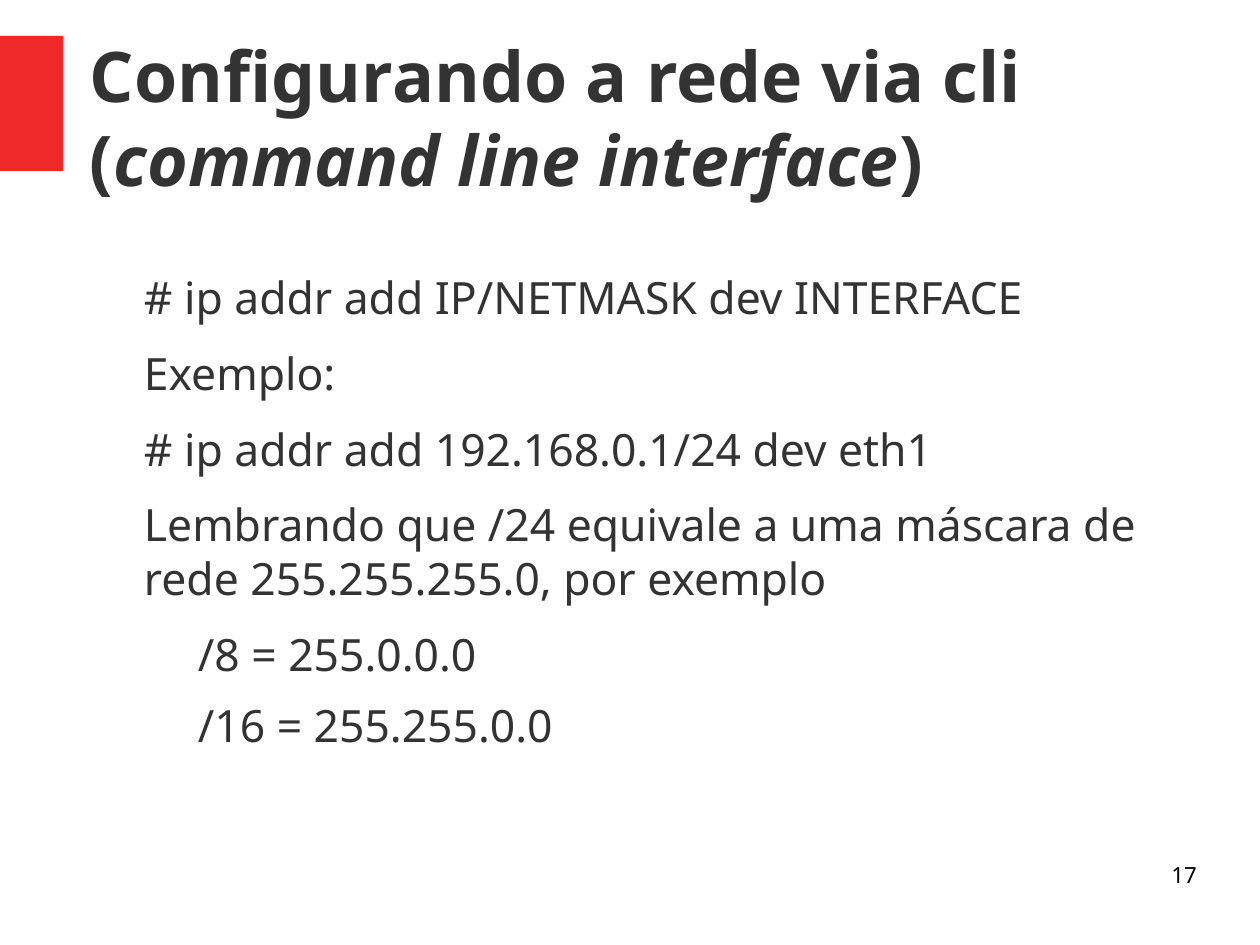
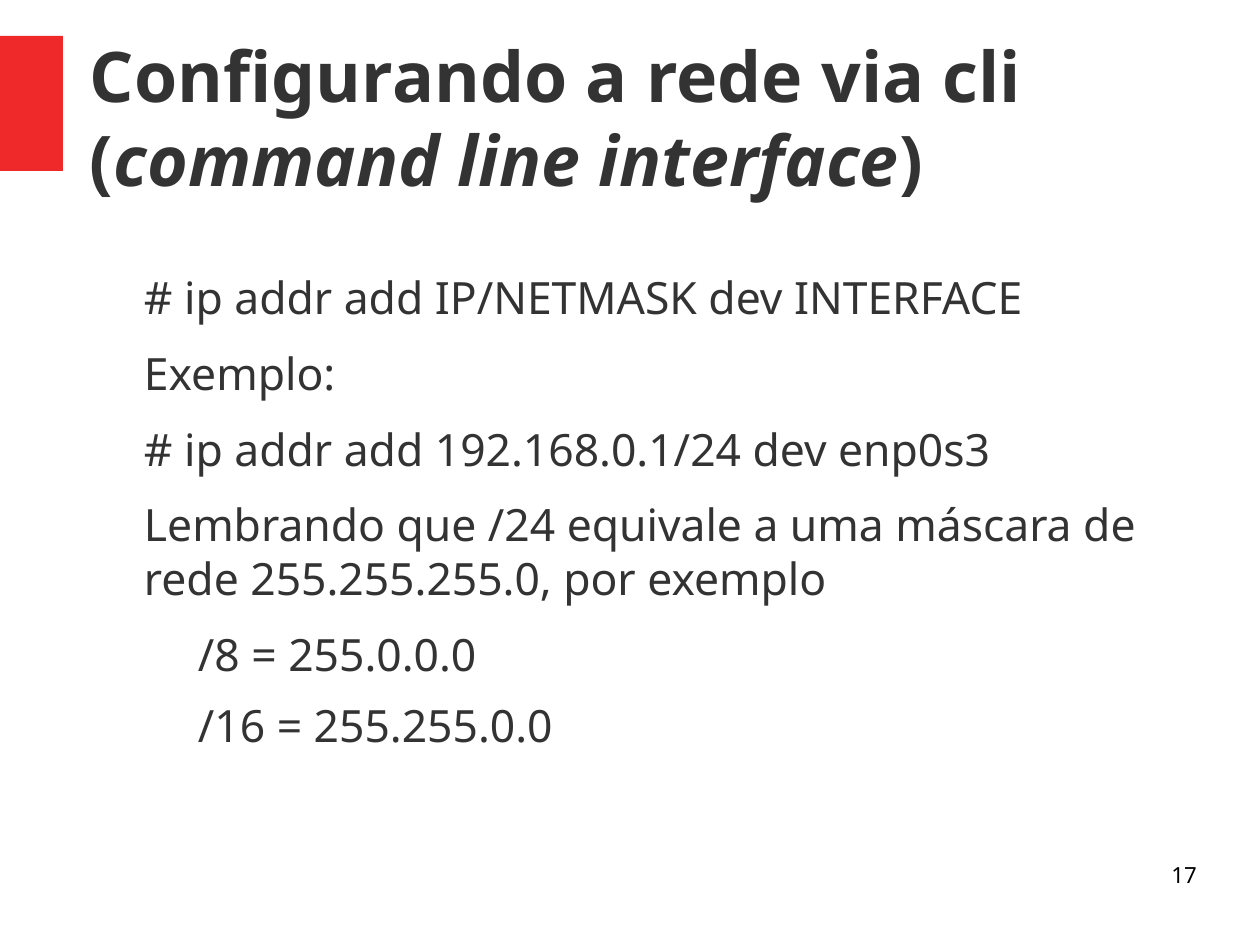
Before and after one commit to viniciusalveshax/aulas, a slide deck: slide 17 of adm-seg-redes/06-virtual-box-e-redes-linux/06-virtual-box-e-redes-linux.odp. Drawn at 1260x945 pixels with LibreOffice and Linux fonts; fonts in the diff are those of the drawing. Boxes give left, top, right and bottom in pixels: in the first picture for what was removed or moved away, otherwise in the second. Text is boxed around its words. In the diff, an @@ line names an element or a change of style, - is before the commit and + after.

```diff
--- a/adm-seg-redes/06-virtual-box-e-redes-linux/06-virtual-box-e-redes-linux.odp
+++ b/adm-seg-redes/06-virtual-box-e-redes-linux/06-virtual-box-e-redes-linux.odp
@@ text at [184,432,990,477]: text changed @@
-# ip addr add 192.168.0.1/24 dev eth1
+# ip addr add 192.168.0.1/24 dev enp0s3
```
Also in this commit, not shown: 1 other slide changed, 1 other file.
